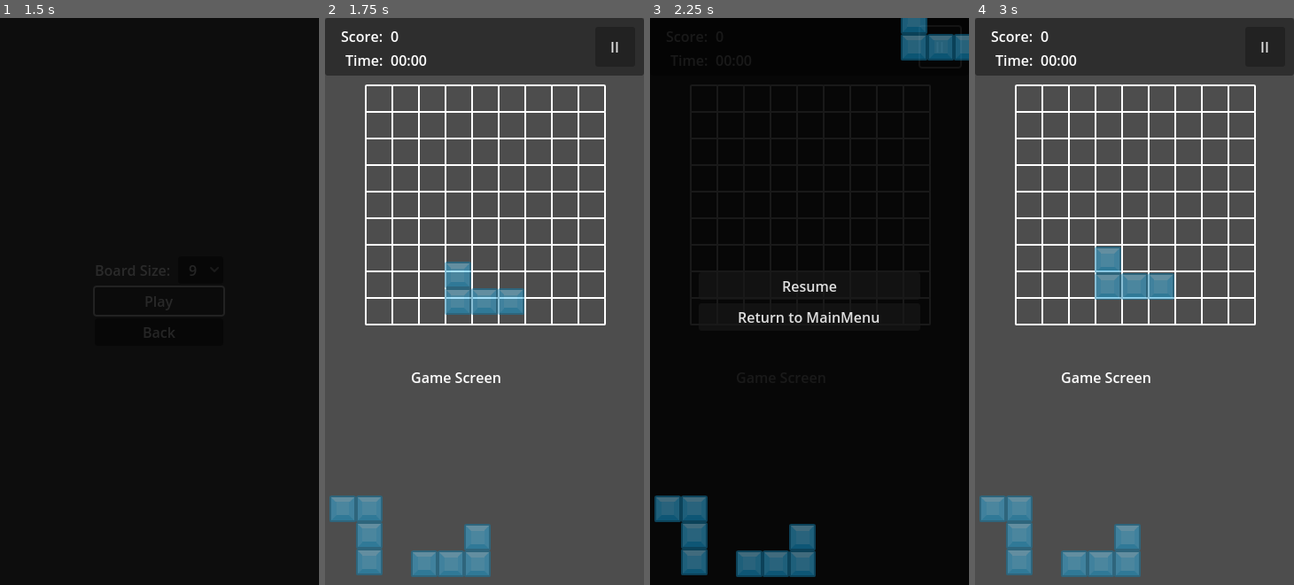
Above: before the commit, frames 1-4 (left to right).
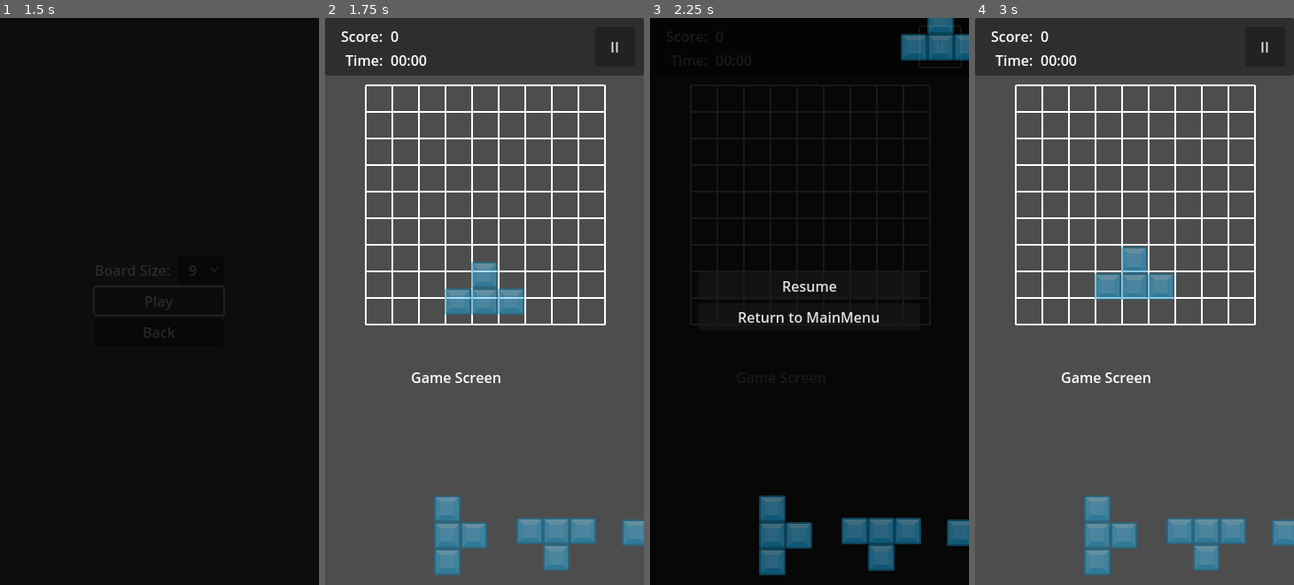
Above: after the commit, the same moments.

Repository: Ozymandias1/blockgame
Game: Godot game, scene res://Scenes/00_RootScene.tscn
Same seed, same stepped clock (60 frames per second), same inputs: the game is played once before the commit and once after it.
Inputs:
- Up to frame 1 (1.5 s): click "Start Game" at 0.5 s; click "Play" at 1.25 s
- Up to frame 2 (1.75 s): no input
- Up to frame 3 (2.25 s): click "II" at 2 s
- Up to frame 4 (3 s): click "Resume" at 2.75 s

Frame 1 is identical in both runs. In frame 2, 6.2% of the frame differs, in the area x 1-100%, y 42-99%; in frame 3, 5.9%; in frame 4, 6.2%.

Commit message:
타입별 배치용 블럭 생성 - 2

Diff:
--- /dev/null
+++ b/Prefabs/Blocks/block_type_10.tscn
@@ -0,0 +1,53 @@
+[gd_scene load_steps=4 format=3 uid="uid://dv5tm0jxyfket"]
+
+[ext_resource type="PackedScene" uid="uid://c23lg101q4aac" path="res://Prefabs/Blocks/block_base.tscn" id="1_yd841"]
+[ext_resource type="Texture2D" uid="uid://b6ljuns0i4b7d" path="res://Textures/element_red_square.png" id="2_d0ob6"]
+[ext_resource type="Texture2D" uid="uid://dk7o1ak6dqqmc" path="res://Textures/element_blue_square.png" id="3_7mlx1"]
+
+[node name="BlockBase" instance=ExtResource("1_yd841")]
+block_texture = ExtResource("2_d0ob6")
+block_indices = Array[Vector2i]([Vector2i(0, -1), Vector2i(0, 0), Vector2i(0, 1), Vector2i(1, 1)])
+
+[node name="TextureRect" type="TextureRect" parent="." index="0"]
+texture_filter = 1
+layout_mode = 0
+offset_left = -15.0
+offset_top = -15.0
+offset_right = 15.0
+offset_bottom = 15.0
+mouse_filter = 2
+texture = ExtResource("3_7mlx1")
+expand_mode = 1
+
+[node name="TextureRect2" type="TextureRect" parent="." index="1"]
+texture_filter = 1
+layout_mode = 0
+offset_left = -15.0
+offset_top = -45.0
+offset_right = 15.0
+offset_bottom = -15.0
+mouse_filter = 2
+texture = ExtResource("3_7mlx1")
+expand_mode = 1
+
+[node name="TextureRect3" type="TextureRect" parent="." index="2"]
+texture_filter = 1
+layout_mode = 0
+offset_left = 15.0
+offset_top = 15.0
+offset_right = 45.0
+offset_bottom = 45.0
+mouse_filter = 2
+texture = ExtResource("3_7mlx1")
+expand_mode = 1
+
+[node name="TextureRect4" type="TextureRect" parent="." index="3"]
+texture_filter = 1
+layout_mode = 0
+offset_left = -15.0
+offset_top = 15.0
+offset_right = 15.0
+offset_bottom = 45.0
+mouse_filter = 2
+texture = ExtResource("3_7mlx1")
+expand_mode = 1
--- /dev/null
+++ b/Prefabs/Blocks/block_type_11.tscn
@@ -0,0 +1,53 @@
+[gd_scene load_steps=4 format=3 uid="uid://b0g552ksv2765"]
+
+[ext_resource type="PackedScene" uid="uid://c23lg101q4aac" path="res://Prefabs/Blocks/block_base.tscn" id="1_q3m5v"]
+[ext_resource type="Texture2D" uid="uid://b6ljuns0i4b7d" path="res://Textures/element_red_square.png" id="2_8nck6"]
+[ext_resource type="Texture2D" uid="uid://dk7o1ak6dqqmc" path="res://Textures/element_blue_square.png" id="3_yue4g"]
+
+[node name="BlockBase" instance=ExtResource("1_q3m5v")]
+block_texture = ExtResource("2_8nck6")
+block_indices = Array[Vector2i]([Vector2i(-1, 0), Vector2i(0, 0), Vector2i(1, 0), Vector2i(-1, 1)])
+
+[node name="TextureRect" type="TextureRect" parent="." index="0"]
+texture_filter = 1
+layout_mode = 0
+offset_left = -15.0
+offset_top = -15.0
+offset_right = 15.0
+offset_bottom = 15.0
+mouse_filter = 2
+texture = ExtResource("3_yue4g")
+expand_mode = 1
+
+[node name="TextureRect2" type="TextureRect" parent="." index="1"]
+texture_filter = 1
+layout_mode = 0
+offset_left = 15.0
+offset_top = -15.0
+offset_right = 45.0
+offset_bottom = 15.0
+mouse_filter = 2
+texture = ExtResource("3_yue4g")
+expand_mode = 1
+
+[node name="TextureRect3" type="TextureRect" parent="." index="2"]
+texture_filter = 1
+layout_mode = 0
+offset_left = -45.0
+offset_top = 15.0
+offset_right = -15.0
+offset_bottom = 45.0
+mouse_filter = 2
+texture = ExtResource("3_yue4g")
+expand_mode = 1
+
+[node name="TextureRect4" type="TextureRect" parent="." index="3"]
+texture_filter = 1
+layout_mode = 0
+offset_left = -45.0
+offset_top = -15.0
+offset_right = -15.0
+offset_bottom = 15.0
+mouse_filter = 2
+texture = ExtResource("3_yue4g")
+expand_mode = 1
--- /dev/null
+++ b/Prefabs/Blocks/block_type_12.tscn
@@ -0,0 +1,53 @@
+[gd_scene load_steps=4 format=3 uid="uid://cdukmeykdv41b"]
+
+[ext_resource type="PackedScene" uid="uid://c23lg101q4aac" path="res://Prefabs/Blocks/block_base.tscn" id="1_8q30m"]
+[ext_resource type="Texture2D" uid="uid://b6ljuns0i4b7d" path="res://Textures/element_red_square.png" id="2_fbbhj"]
+[ext_resource type="Texture2D" uid="uid://dk7o1ak6dqqmc" path="res://Textures/element_blue_square.png" id="3_07a3b"]
+
+[node name="BlockBase" instance=ExtResource("1_8q30m")]
+block_texture = ExtResource("2_fbbhj")
+block_indices = Array[Vector2i]([Vector2i(-1, -1), Vector2i(0, -1), Vector2i(-1, 0), Vector2i(0, 0)])
+
+[node name="TextureRect" type="TextureRect" parent="." index="0"]
+texture_filter = 1
+layout_mode = 0
+offset_left = -15.0
+offset_top = -15.0
+offset_right = 15.0
+offset_bottom = 15.0
+mouse_filter = 2
+texture = ExtResource("3_07a3b")
+expand_mode = 1
+
+[node name="TextureRect2" type="TextureRect" parent="." index="1"]
+texture_filter = 1
+layout_mode = 0
+offset_left = -15.0
+offset_top = -45.0
+offset_right = 15.0
+offset_bottom = -15.0
+mouse_filter = 2
+texture = ExtResource("3_07a3b")
+expand_mode = 1
+
+[node name="TextureRect3" type="TextureRect" parent="." index="2"]
+texture_filter = 1
+layout_mode = 0
+offset_left = -45.0
+offset_top = -15.0
+offset_right = -15.0
+offset_bottom = 15.0
+mouse_filter = 2
+texture = ExtResource("3_07a3b")
+expand_mode = 1
+
+[node name="TextureRect4" type="TextureRect" parent="." index="3"]
+texture_filter = 1
+layout_mode = 0
+offset_left = -45.0
+offset_top = -45.0
+offset_right = -15.0
+offset_bottom = -15.0
+mouse_filter = 2
+texture = ExtResource("3_07a3b")
+expand_mode = 1
--- a/Scenes/03_GamePlay.tscn
+++ b/Scenes/03_GamePlay.tscn
@@ -1,10 +1,20 @@
-[gd_scene load_steps=6 format=3 uid="uid://divs3j57r5cw2"]
+[gd_scene load_steps=16 format=3 uid="uid://divs3j57r5cw2"]
 
 [ext_resource type="Script" path="res://Scripts/GamePlay.gd" id="1_wjfbx"]
 [ext_resource type="PackedScene" uid="uid://c8sfmcvedguns" path="res://Scenes/05_Pause.tscn" id="2_oeh2c"]
+[ext_resource type="PackedScene" uid="uid://dl4ve3746egav" path="res://Prefabs/Blocks/block_type_0.tscn" id="3_vmfgw"]
+[ext_resource type="PackedScene" uid="uid://bw4tc2ahretto" path="res://Prefabs/Blocks/block_type_1.tscn" id="4_b7yhi"]
+[ext_resource type="PackedScene" uid="uid://di4ibb5li58yj" path="res://Prefabs/Blocks/block_type_2.tscn" id="5_4lrpl"]
+[ext_resource type="PackedScene" uid="uid://dv5tm0jxyfket" path="res://Prefabs/Blocks/block_type_10.tscn" id="5_6xuad"]
 [ext_resource type="PackedScene" uid="uid://bk6yaov30lt2e" path="res://Prefabs/Blocks/block_type_9.tscn" id="5_xsbgb"]
+[ext_resource type="PackedScene" uid="uid://c6kdvkw6wfsub" path="res://Prefabs/Blocks/block_type_3.tscn" id="6_jtnrp"]
+[ext_resource type="PackedScene" uid="uid://cokpexdjqa6tq" path="res://Prefabs/Blocks/block_type_4.tscn" id="7_yvsll"]
+[ext_resource type="PackedScene" uid="uid://c8xbrlgknp12j" path="res://Prefabs/Blocks/block_type_5.tscn" id="8_epudl"]
+[ext_resource type="PackedScene" uid="uid://drw7no25q28iu" path="res://Prefabs/Blocks/block_type_6.tscn" id="9_73kot"]
 [ext_resource type="PackedScene" uid="uid://fhet2b87grbq" path="res://Prefabs/Blocks/block_type_7.tscn" id="10_tu3sv"]
 [ext_resource type="PackedScene" uid="uid://don756wqshri7" path="res://Prefabs/Blocks/block_type_8.tscn" id="11_0arc4"]
+[ext_resource type="PackedScene" uid="uid://b0g552ksv2765" path="res://Prefabs/Blocks/block_type_11.tscn" id="14_678ew"]
+[ext_resource type="PackedScene" uid="uid://cdukmeykdv41b" path="res://Prefabs/Blocks/block_type_12.tscn" id="15_yqo8g"]
 
 [node name="Gameplay" type="Control" node_paths=PackedStringArray("test_blocks")]
 layout_mode = 3
@@ -14,7 +24,7 @@
 grow_horizontal = 2
 grow_vertical = 2
 script = ExtResource("1_wjfbx")
-test_blocks = [NodePath("BlockBase"), NodePath("BlockBase2"), NodePath("BlockBase3")]
+test_blocks = [NodePath("BlockBase"), NodePath("BlockBase2"), NodePath("BlockBase3"), NodePath("BlockBase4"), NodePath("BlockBase5"), NodePath("BlockBase6"), NodePath("BlockBase7"), NodePath("BlockBase8"), NodePath("BlockBase9"), NodePath("BlockBase10"), NodePath("BlockBase11"), NodePath("BlockBase12"), NodePath("BlockBase13")]
 
 [node name="TopMenu" type="Panel" parent="."]
 layout_mode = 1
@@ -101,22 +111,82 @@
 
 [node name="Timer" type="Timer" parent="."]
 
-[node name="BlockBase" parent="." instance=ExtResource("10_tu3sv")]
-offset_left = 50.0
+[node name="BlockBase" parent="." instance=ExtResource("3_vmfgw")]
+offset_left = 56.0
+offset_top = 589.0
+offset_right = 56.0
+offset_bottom = 589.0
+
+[node name="BlockBase2" parent="." instance=ExtResource("4_b7yhi")]
+offset_left = 138.0
 offset_top = 584.0
-offset_right = 50.0
+offset_right = 138.0
 offset_bottom = 584.0
 
-[node name="BlockBase2" parent="." instance=ExtResource("11_0arc4")]
-offset_left = 50.0
-offset_top = 584.0
-offset_right = 50.0
-offset_bottom = 584.0
+[node name="BlockBase3" parent="." instance=ExtResource("5_4lrpl")]
+offset_left = 261.0
+offset_top = 579.0
+offset_right = 261.0
+offset_bottom = 579.0
 
-[node name="BlockBase3" parent="." instance=ExtResource("5_xsbgb")]
-offset_left = 142.0
-offset_top = 616.0
-offset_right = 142.0
-offset_bottom = 616.0
+[node name="BlockBase4" parent="." instance=ExtResource("6_jtnrp")]
+offset_left = 380.0
+offset_top = 581.0
+offset_right = 380.0
+offset_bottom = 581.0
+
+[node name="BlockBase5" parent="." instance=ExtResource("7_yvsll")]
+offset_left = 41.0
+offset_top = 694.0
+offset_right = 41.0
+offset_bottom = 694.0
+
+[node name="BlockBase6" parent="." instance=ExtResource("8_epudl")]
+offset_left = 150.0
+offset_top = 674.0
+offset_right = 150.0
+offset_bottom = 674.0
+
+[node name="BlockBase7" parent="." instance=ExtResource("9_73kot")]
+offset_left = 271.0
+offset_top = 697.0
+offset_right = 271.0
+offset_bottom = 697.0
+
+[node name="BlockBase8" parent="." instance=ExtResource("10_tu3sv")]
+offset_left = 383.0
+offset_top = 709.0
+offset_right = 383.0
+offset_bottom = 709.0
+
+[node name="BlockBase9" parent="." instance=ExtResource("11_0arc4")]
+offset_left = 63.0
+offset_top = 821.0
+offset_right = 63.0
+offset_bottom = 821.0
+
+[node name="BlockBase10" parent="." instance=ExtResource("5_xsbgb")]
+offset_left = 154.0
+offset_top = 838.0
+offset_right = 154.0
+offset_bottom = 838.0
+
+[node name="BlockBase11" parent="." instance=ExtResource("5_6xuad")]
+offset_left = 244.0
+offset_top = 833.0
+offset_right = 244.0
+offset_bottom = 833.0
+
+[node name="BlockBase12" parent="." instance=ExtResource("14_678ew")]
+offset_left = 373.0
+offset_top = 816.0
+offset_right = 373.0
+offset_bottom = 816.0
+
+[node name="BlockBase13" parent="." instance=ExtResource("15_yqo8g")]
+offset_left = 62.0
+offset_top = 949.0
+offset_right = 62.0
+offset_bottom = 949.0
 
 [connection signal="pressed" from="TopMenu/Btn_Pause" to="." method="_on_btn_pause_pressed"]
